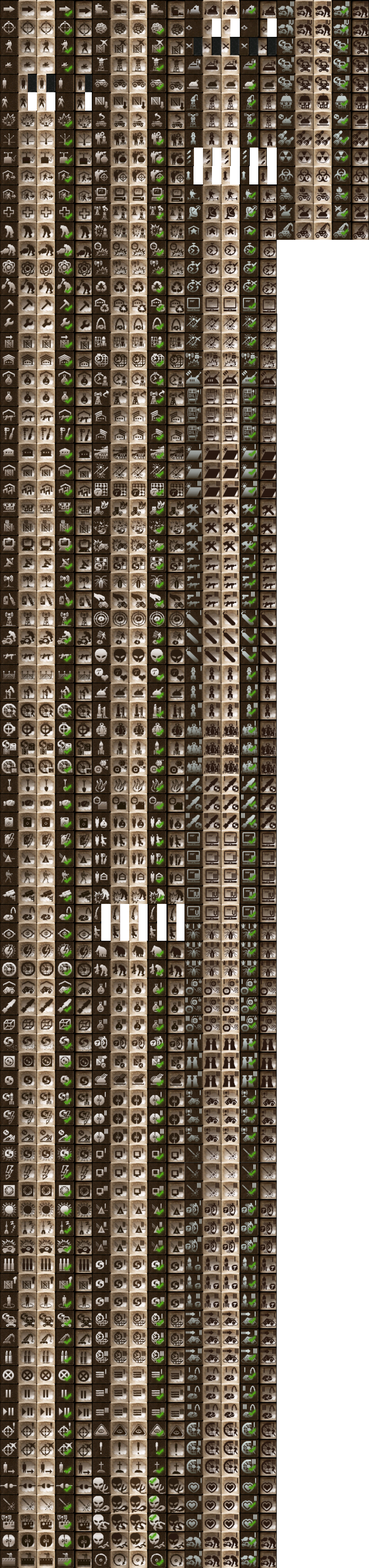
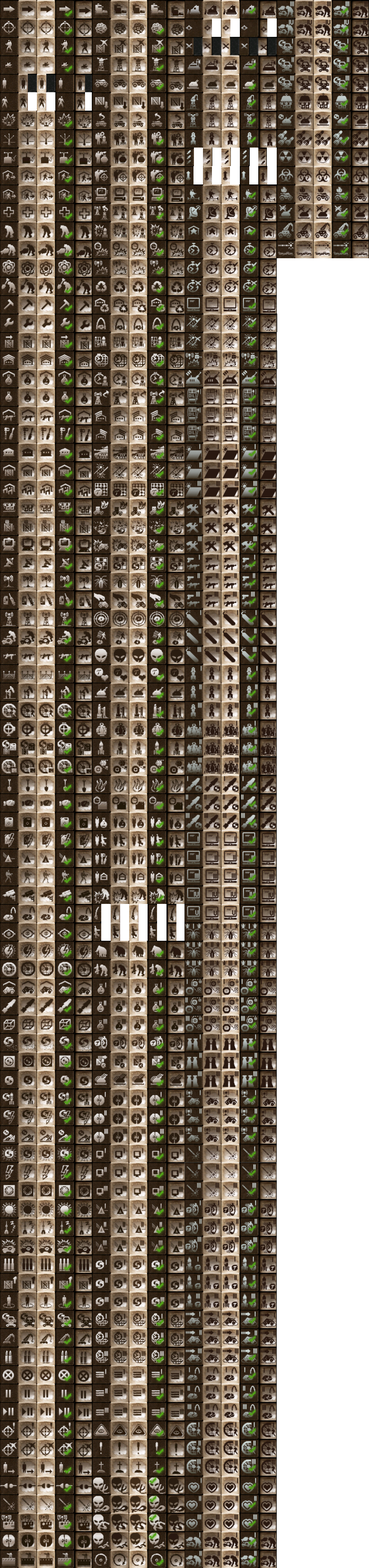
Layers edited between the first and the second 369×1568 image:
added layer "Warstwa 1" above "new_buttons" over [276, 239, 369, 259]